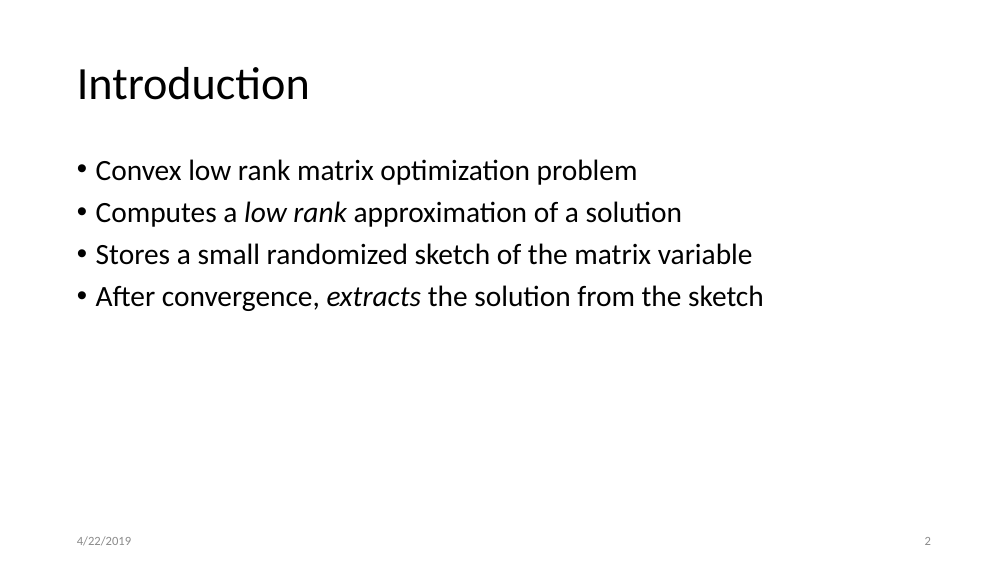
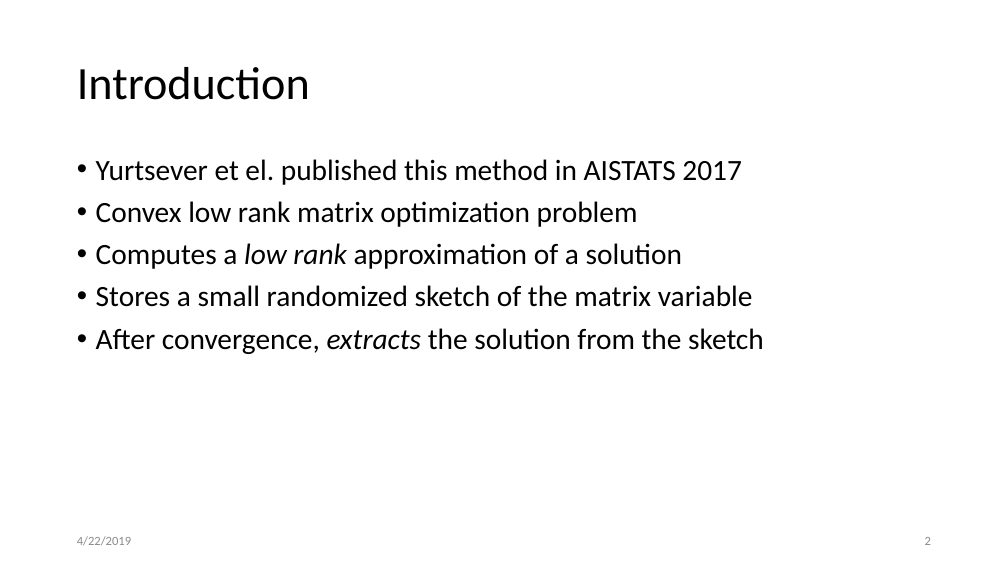
Before and after one commit to aniksh/sketchycgm-python, a slide deck: slide 2 of presentation.pptx. Drawn at 1008x567 pixels with LibreOffice and Linux fonts; fonts in the diff are those of the drawing. Boxes give left, top, right and bottom in pixels: in the first picture for what was removed or moved away, otherwise in the second. Text is boxed around its words. In the diff, an @@ line names an element or a change of style, - is before the commit and + after.

Commit message:
Presentation

```diff
--- a/presentation.pptx
+++ b/presentation.pptx
@@ text at [96, 159, 742, 185]: paragraph added @@
+• Yurtsever et el. published this method in AISTATS 2017
```
